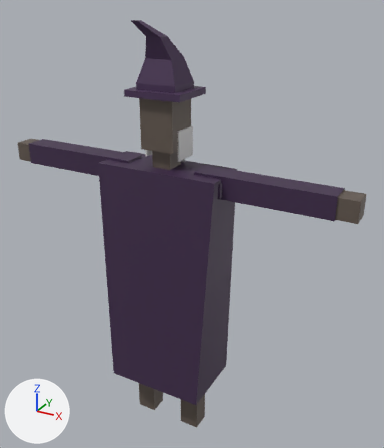
The FBX model FBX/Mage.fbx, before and after one commit.
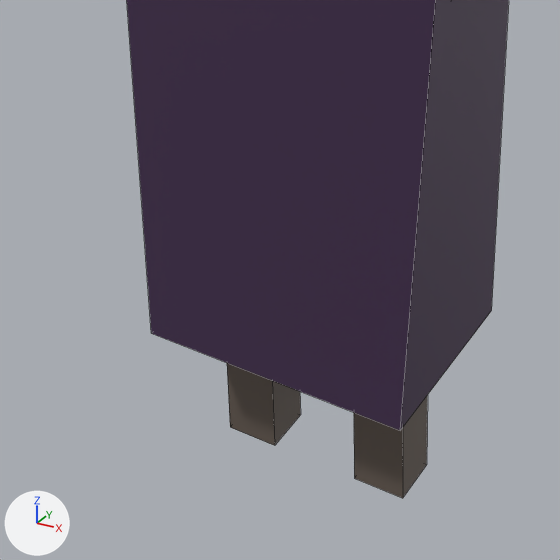
The first picture shows the older version from a camera (50 mm lens) standing at (1.27, -2.03, 2.25) and looking at (0.08, 0.12, 1.17). The close-ups show both versions on the part from 17% to 65% of the width and 59% to 100% of the height of that picture; other places that the commit changed are outside them. Lighting does not change. The marker at lower left points along +X, +Y and +Z. The close-ups show mesh edges as thin lines. Where no turn or scale is listed for an object, it has been applied to the vertices.
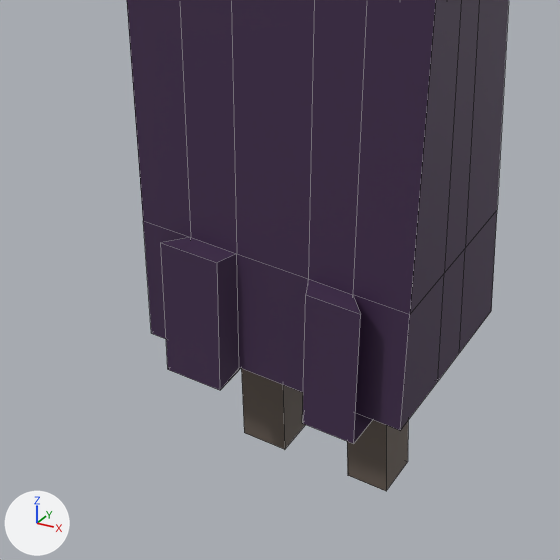
Boxes [x1, y1, x2, y2] around the edits, measured in the close-ups (560 x 560 px):
'SM_neck5', reshaped: before [127, 0, 509, 430]; after [127, 0, 509, 491]
'pCube10', deleted: before [354, 396, 427, 498]
'pCube11', deleted: before [227, 363, 301, 446]
part 1 of me_mesh_001, added: after [127, 0, 509, 491]

What the commit changed:
me_mesh_001 is used by ob_sm_neck5; location (0.0, 0.023, 1.439).
me_mesh_001 had 8 vertices, 5 faces and spanned x -0.311..0.311, y -0.179..0.179, z -1.137..0.051.
me_mesh_001 now has 96 vertices, 94 faces and spans x -0.311..0.311, y -0.22..0.22, z -1.439..0.051.
me_mesh_001 part 1: 88 vertices added at x -0.311..0.311, y -0.22..0.22, z -1.439..0.051.
me_mesh_001 now uses material mat_skin (brown #655950).
Object 'pCube11' (ob_pcube11) is deleted.
Object 'pCube10' (ob_pcube10) is deleted.
